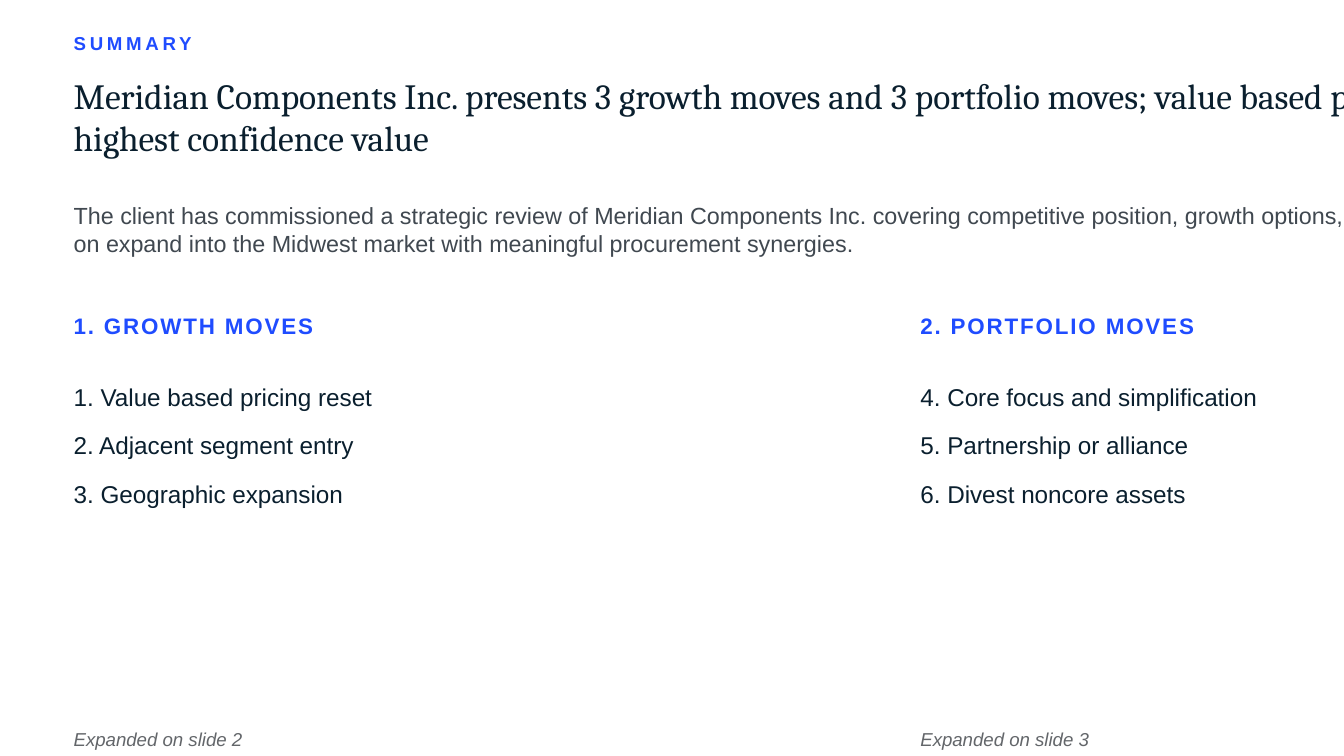
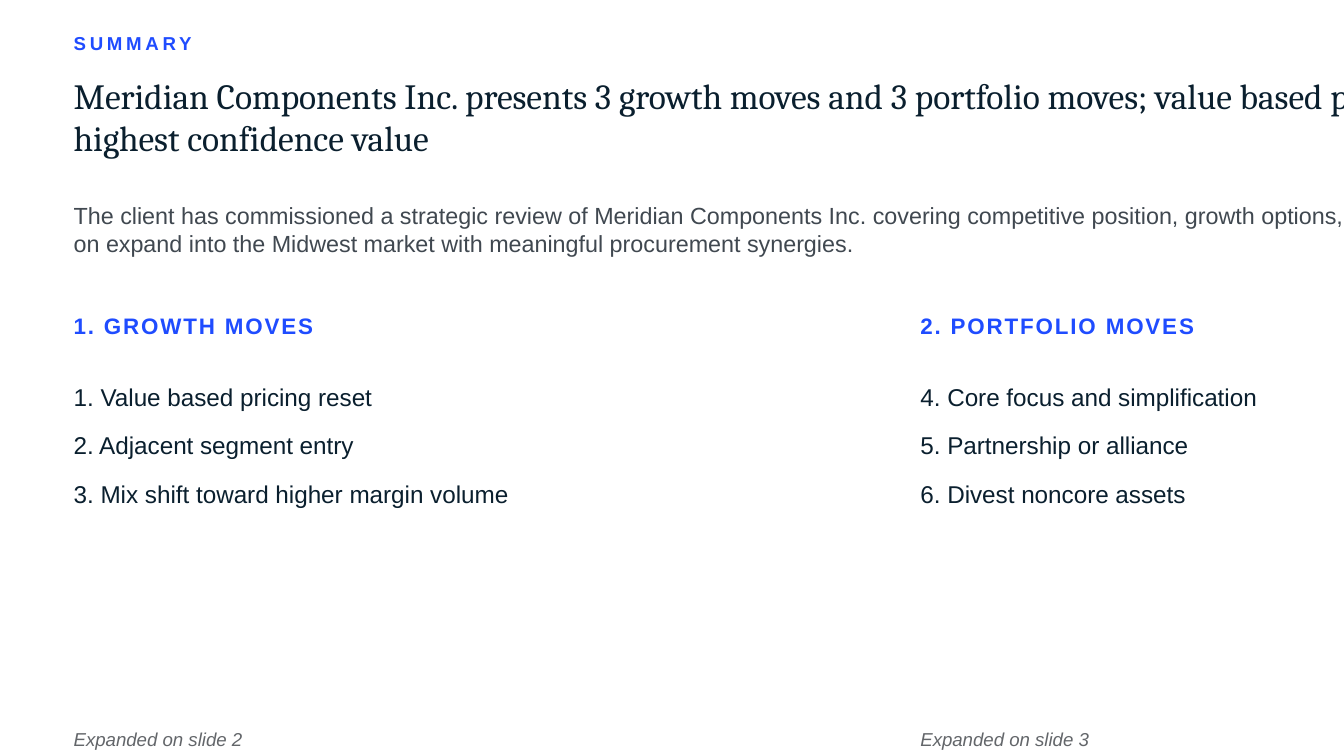
Before and after one commit to joshuakeum9-cell/dealdesk, a slide deck: slide 2 of samples/strategy_Presentation.pptx. Drawn at 1344x756 pixels with LibreOffice and Linux fonts; fonts in the diff are those of the drawing. Boxes give left, top, right and bottom in pixels: in the first picture for what was removed or moved away, otherwise in the second. Text is boxed around its words. In the diff, an @@ line names an element or a change of style, - is before the commit and + after.

```diff
--- a/samples/strategy_Presentation.pptx
+++ b/samples/strategy_Presentation.pptx
@@ text at (74, 485, 508, 508): text changed @@
-3. Geographic expansion
+3. Mix shift toward higher margin volume
```
Also in this commit, not shown: 3 other slides changed, 12 other files.
